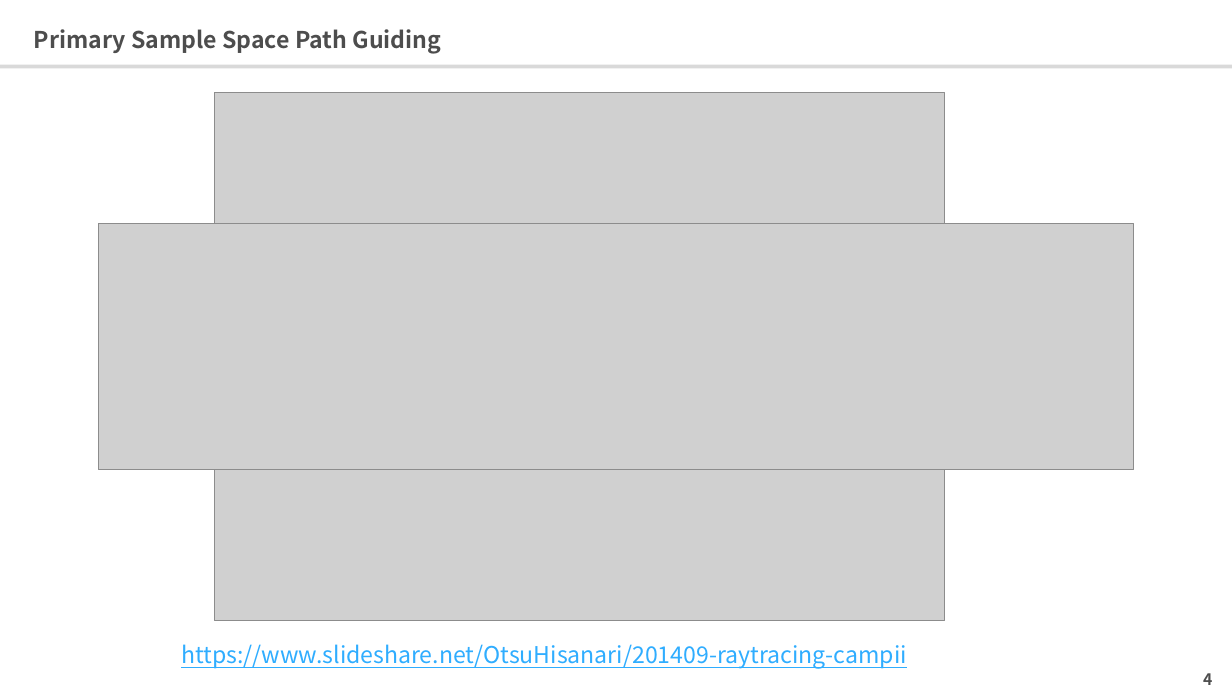
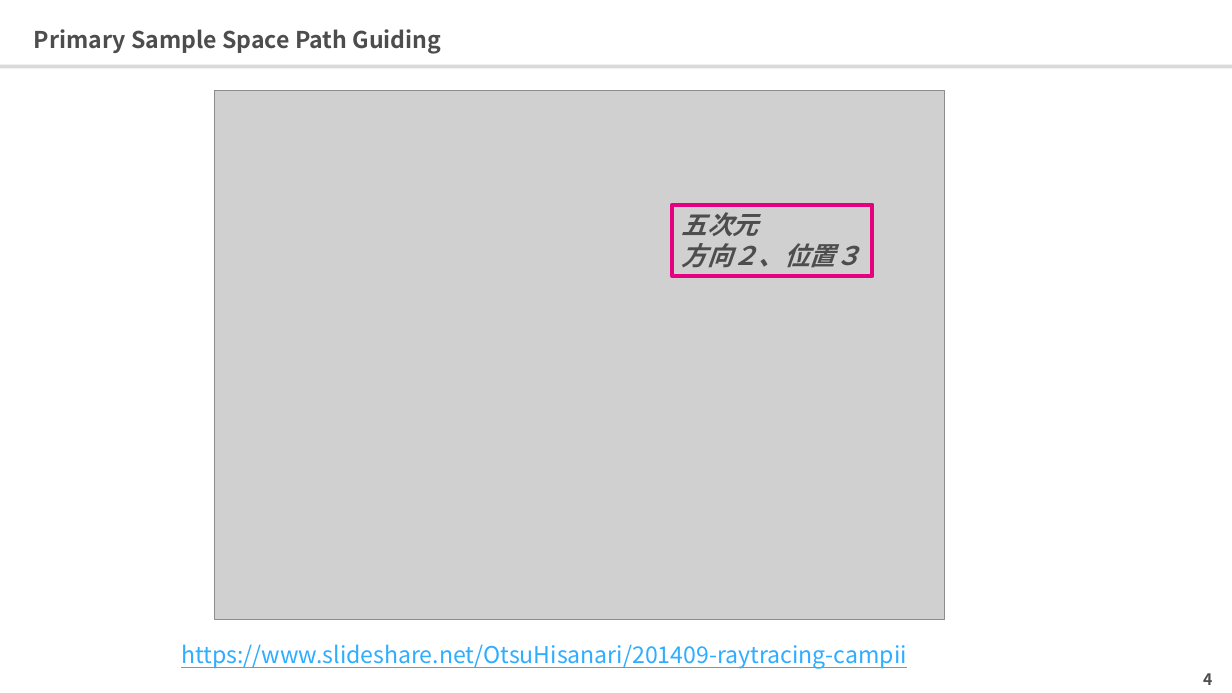
Before and after one commit to 0V/survey-paper-rendering, a slide deck: slide 5 of ppts/photonmapping/Primary Sample Space Path Guiding.pptx. Drawn at 1232x693 pixels with LibreOffice and Linux fonts; fonts in the diff are those of the drawing; grey boxes stand for pictures. Boxes give left, top, right and bottom in pixels: in the first picture for what was removed or moved away, otherwise in the second. Text is boxed around its words. In the diff, an @@ line names an element or a change of style, - is before the commit and + after.

```diff
--- a/ppts/photonmapping/Primary Sample Space Path Guiding.pptx
+++ b/ppts/photonmapping/Primary Sample Space Path Guiding.pptx
@@ rectangle added at bbox=[673, 204, 873, 275], outline #E4007F 3 pt, 20 pt, text #4D4D4D, bold, italic @@
+五次元
+方向２、位置３
@@ picture removed at bbox=[98, 224, 1134, 470] @@
```
Also in this commit, not shown: 1 other slide changed, 2 other files.
